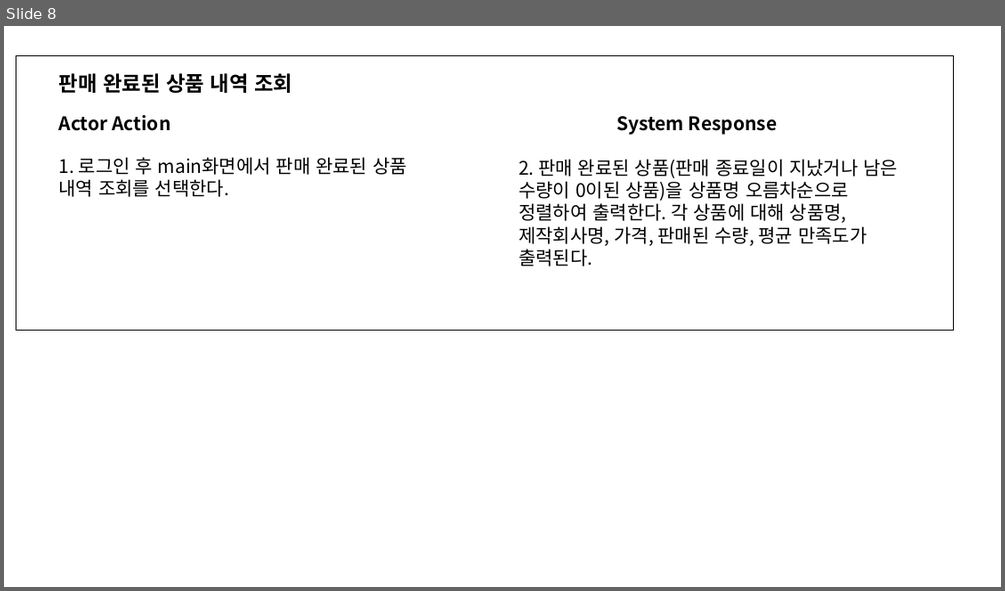
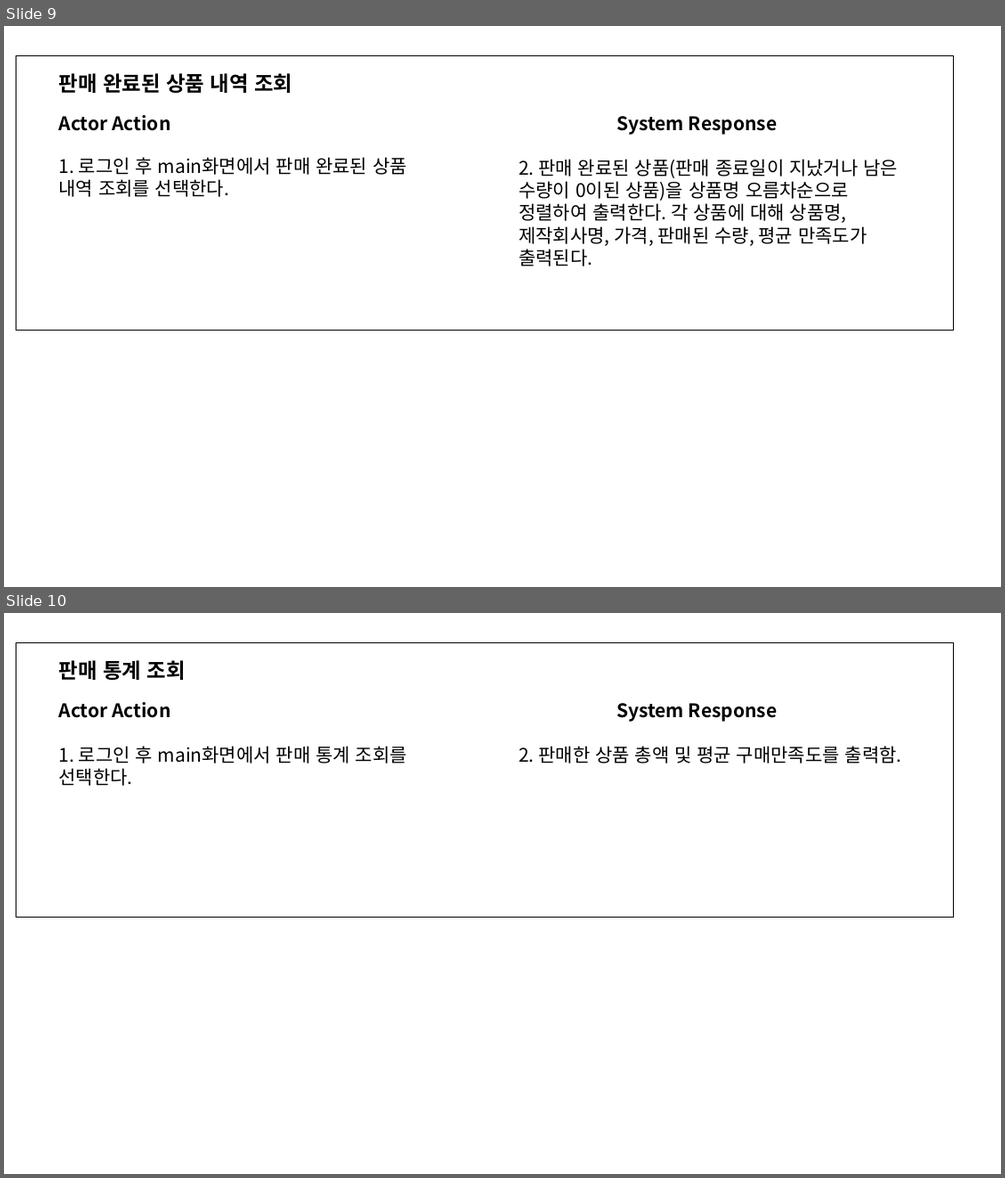
Before and after one commit to rnooyaho/SE, a slide deck: RyuMinji_descriptions.pptx. Shown one above the other, each under a label of ours: slide 8 before the commit, slides 9 and 10 after it. The pictures are 1005x591 and 1005x1178 pixels, drawn with LibreOffice and Linux fonts; fonts in the diff are those of the drawing. Boxes give left, top, right and bottom in pixels: in the first picture for what was removed or moved away, otherwise in the second. Text is boxed around its words. In the diff, an @@ line names an element or a change of style, - is before the commit and + after.

```diff
--- a/RyuMinji_descriptions.pptx
+++ b/RyuMinji_descriptions.pptx
@@ slide 10 added at (4,613,1001,1174), background #FFFFFF @@
@@ rectangle added at (16,643,953,917), outline #000000 0.75 pt @@
@@ text added at (59,660,186,680), 20 pt, text #000000, bold @@
+판매 통계 조회
@@ text added at (59,702,170,718), 18 pt, text #000000, bold @@
+Actor Action
@@ text added at (616,703,777,722), 18 pt, text #000000, bold @@
+System Response
@@ text added at (59,746,407,786), 18 pt, text #000000 @@
+1. 로그인 후 main화면에서 판매 통계 조회를 선택한다.
@@ text added at (518,746,902,763), 18 pt, text #000000 @@
+2. 판매한 상품 총액 및 평균 구매만족도를 출력함.
@@ what was slide 8 is now slide 9 @@
```
Also in this commit, not shown: 1 other slide added, 1 other file.
